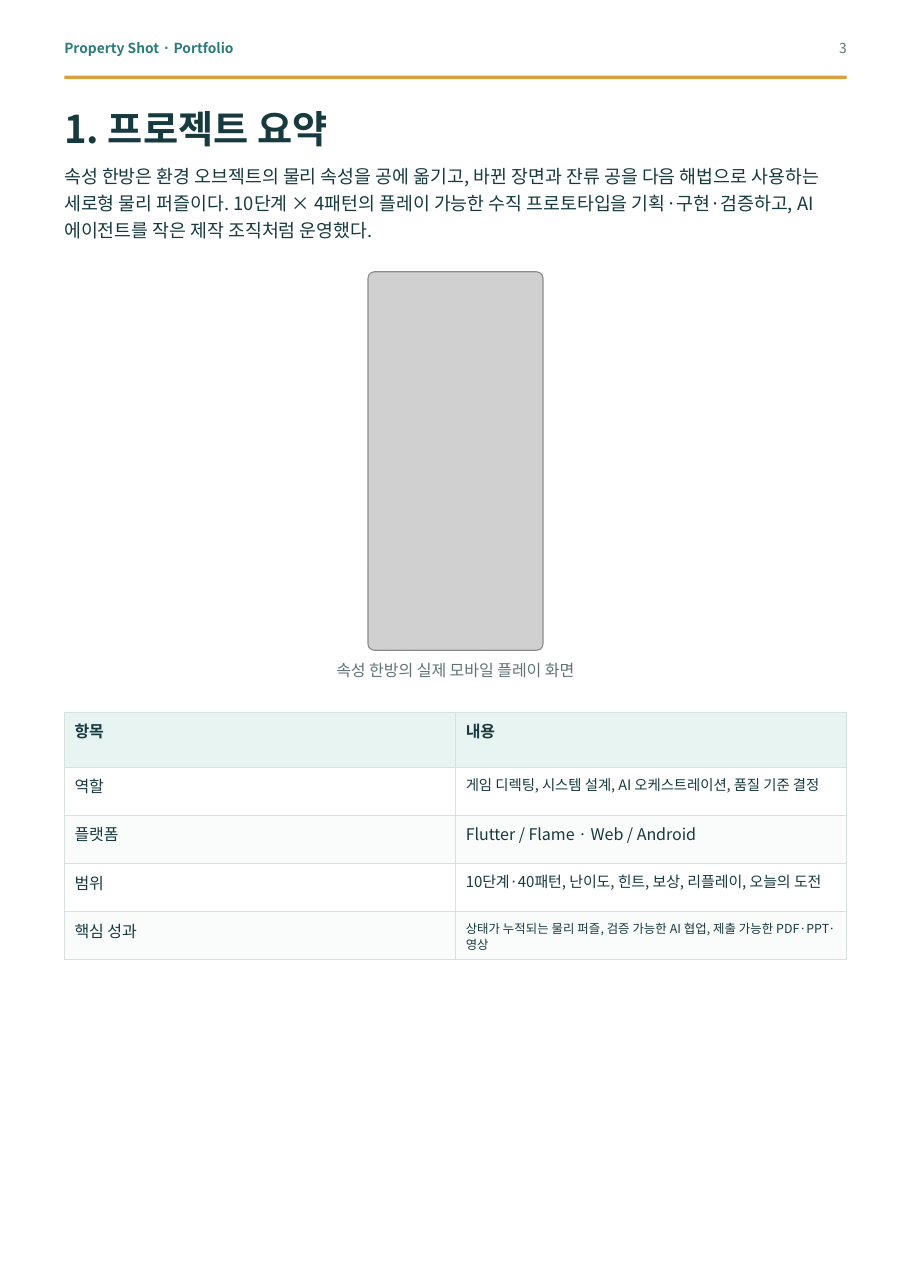
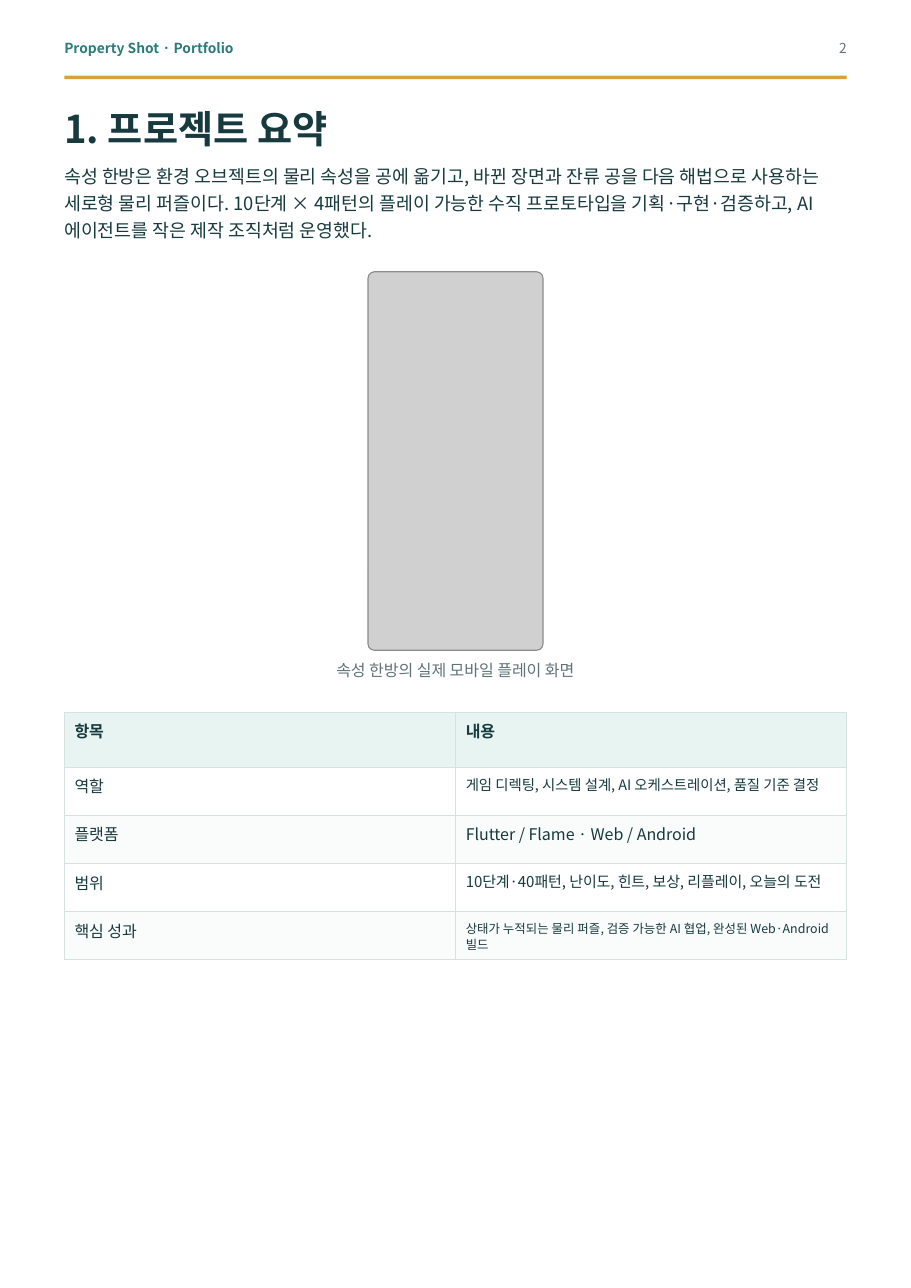
Before and after one commit to good5229/Property_shot, a slide deck: slide 2 of report/dist/property_shot_portfolio.pptx (slide 3 before the commit). Drawn at 911x1288 pixels with LibreOffice and Linux fonts; fonts in the diff are those of the drawing; grey boxes stand for pictures. Boxes give left, top, right and bottom in pixels: in the first picture for what was removed or moved away, otherwise in the second. Text is boxed around its words. In the diff, an @@ line names an element or a change of style, - is before the commit and + after.

```diff
--- a/report/dist/property_shot_portfolio.pptx
+++ b/report/dist/property_shot_portfolio.pptx
@@ text at [839, 43, 847, 53]: text changed @@
-3
+2
@@ text at [466, 922, 829, 950]: text changed @@
-상태가 누적되는 물리 퍼즐, 검증 가능한 AI 협업, 제출 가능한 PDF·PPT·영상
+상태가 누적되는 물리 퍼즐, 검증 가능한 AI 협업, 완성된 Web·Android 빌드
```
Also in this commit, not shown: 9 other slides changed, 2 slides removed, 12 other files.
